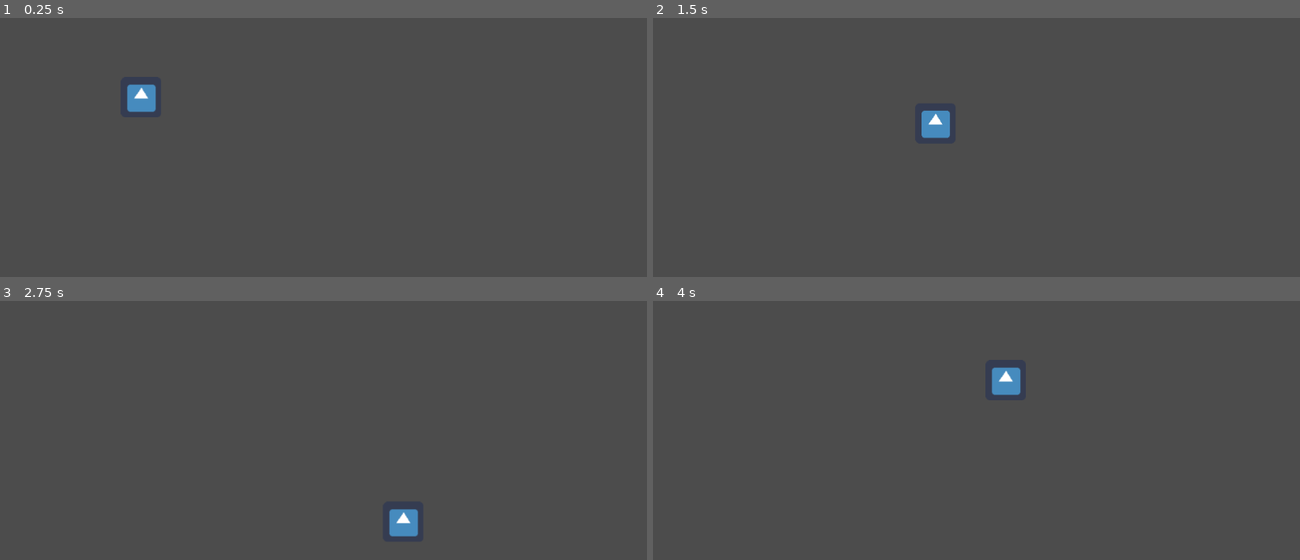
Above: before the commit, frames 1-4 (two rows, left to right).
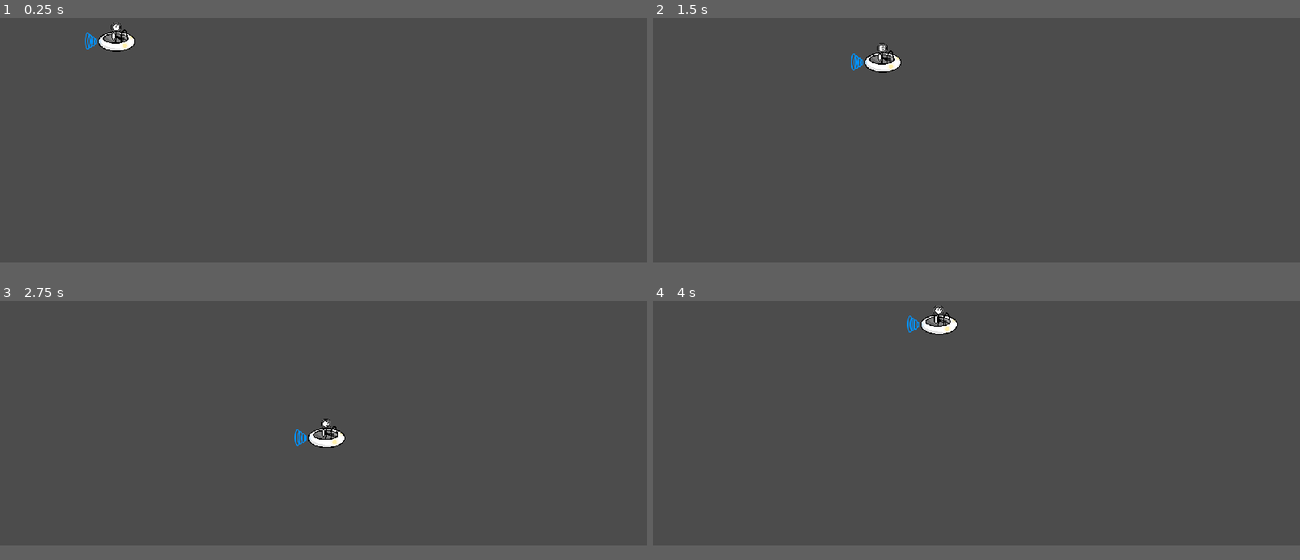
Above: after the commit, the same moments.

Repository: pvini07BR/virus-havoc
Game: Godot game, scene res://scenes/stages/Level1.tscn
The game is run twice, just before and just after one commit, with the same random seed, the same clock (stepped at 60 frames per second) and the same inputs. Before the commit the project starts from res://scenes/stages/test.tscn. The engine's default icon, where the game draws it, is replaced by a stand-in: a white triangle on a blue panel in a dark square.
Inputs:
- Up to frame 1 (0.25 s): no input
- Up to frame 2 (1.5 s): tap Enter at 0.5 s; hold Right (ui_right) 0.53-1.28 s; hold Down (ui_down) from 1.28 s (still down)
- Up to frame 3 (2.75 s): release Down (ui_down) at 2.03 s; hold Right (ui_right) from 2.03 s (still down)
- Up to frame 4 (4 s): release Right (ui_right) at 2.78 s; hold Up (ui_up) 2.78-3.53 s; hold Left (ui_left) from 3.53 s (still down)
In our replay, the window is 800x468 before the commit and 800x450 after it. These sizes can differ from the game's own. Grey fills any space a smaller window leaves; there, only what the larger window draws over its background counts as a difference.

The runs differ from the first frame. In frame 1, 1.0% of the frame differs, in the area x 13-25%, y 1-37%; in frame 2, 0.9%; in frame 3, 0.9%; in frame 4, 1.0%, in the area x 39-57%, y 1-37%.

Commit message:
tentei fazer o background
me ajuda

Diff:
--- a/src/project.godot
+++ b/src/project.godot
@@ -15,11 +15,26 @@
 [application]
 
 config/name="VIRUS HAVOC!"
-run/main_scene="res://scenes/stages/test.tscn"
+run/main_scene="res://scenes/stages/Level1.tscn"
 config/icon="res://icon.png"
+
+[display]
+
+window/size/width=1280
+window/size/height=720
+window/stretch/mode="2d"
+window/stretch/aspect="keep"
 
 [input]
 
+ui_select={
+"deadzone": 0.5,
+"events": [ Object(InputEventKey,"resource_local_to_scene":false,"resource_name":"","device":0,"alt":false,"shift":false,"control":false,"meta":false,"command":false,"pressed":false,"scancode":32,"unicode":0,"echo":false,"script":null)
+, Object(InputEventJoypadButton,"resource_local_to_scene":false,"resource_name":"","device":0,"button_index":0,"pressure":0.0,"pressed":false,"script":null)
+, Object(InputEventKey,"resource_local_to_scene":false,"resource_name":"","device":0,"alt":false,"shift":false,"control":false,"meta":false,"command":false,"pressed":false,"scancode":16777221,"unicode":0,"echo":false,"script":null)
+, Object(InputEventKey,"resource_local_to_scene":false,"resource_name":"","device":0,"alt":false,"shift":false,"control":false,"meta":false,"command":false,"pressed":false,"scancode":16777222,"unicode":0,"echo":false,"script":null)
+ ]
+}
 ui_left={
 "deadzone": 0.5,
 "events": [ Object(InputEventKey,"resource_local_to_scene":false,"resource_name":"","device":0,"alt":false,"shift":false,"control":false,"meta":false,"command":false,"pressed":false,"scancode":16777231,"unicode":0,"echo":false,"script":null)
@@ -48,6 +63,10 @@
 , Object(InputEventKey,"resource_local_to_scene":false,"resource_name":"","device":0,"alt":false,"shift":false,"control":false,"meta":false,"command":false,"pressed":false,"scancode":83,"unicode":0,"echo":false,"script":null)
  ]
 }
+ui_end={
+"deadzone": 0.51,
+"events": [  ]
+}
 
 [rendering]
 
--- /dev/null
+++ b/src/scenes/GameBackground.tscn
@@ -0,0 +1,25 @@
+[gd_scene load_steps=4 format=2]
+
+[ext_resource path="res://assets/images/background.png" type="Texture" id=1]
+[ext_resource path="res://assets/images/background2.png" type="Texture" id=2]
+
+[sub_resource type="Animation" id=1]
+resource_name = "bg1_scroll"
+
+[node name="GameBackground" type="Node2D"]
+
+[node name="background1" type="TextureRect" parent="."]
+texture = ExtResource( 1 )
+__meta__ = {
+"_edit_use_anchors_": false
+}
+
+[node name="background2" type="TextureRect" parent="."]
+texture = ExtResource( 2 )
+__meta__ = {
+"_edit_use_anchors_": false
+}
+
+[node name="AnimationPlayer" type="AnimationPlayer" parent="."]
+autoplay = "bg1_scroll"
+anims/bg1_scroll = SubResource( 1 )
--- a/src/scenes/player.tscn
+++ b/src/scenes/player.tscn
@@ -1,16 +1,17 @@
 [gd_scene load_steps=4 format=2]
 
-[ext_resource path="res://icon.png" type="Texture" id=1]
+[ext_resource path="res://assets/images/jogador.png" type="Texture" id=1]
 [ext_resource path="res://scripts/Player.gd" type="Script" id=2]
 
 [sub_resource type="RectangleShape2D" id=1]
-extents = Vector2( 31.5, 31.5 )
+extents = Vector2( 37.0933, 19.8149 )
 
 [node name="player" type="KinematicBody2D"]
 script = ExtResource( 2 )
 
-[node name="sprite" type="Sprite" parent="."]
+[node name="col" type="CollisionShape2D" parent="."]
+position = Vector2( 13.2433, 8.74057 )
+shape = SubResource( 1 )
+
+[node name="Sprite" type="Sprite" parent="."]
 texture = ExtResource( 1 )
-
-[node name="col" type="CollisionShape2D" parent="."]
-shape = SubResource( 1 )
--- /dev/null
+++ b/src/scenes/stages/Level1.tscn
@@ -0,0 +1,8 @@
+[gd_scene load_steps=2 format=2]
+
+[ext_resource path="res://scenes/player.tscn" type="PackedScene" id=1]
+
+[node name="Level1" type="Node2D"]
+
+[node name="player" parent="." instance=ExtResource( 1 )]
+position = Vector2( 218, 273 )
--- a/src/scenes/stages/test.tscn
+++ /dev/null
@@ -1,8 +0,0 @@
-[gd_scene load_steps=2 format=2]
-
-[ext_resource path="res://scenes/player.tscn" type="PackedScene" id=1]
-
-[node name="test" type="Node2D"]
-
-[node name="player" parent="." instance=ExtResource( 1 )]
-position = Vector2( 223.426, 314.442 )
Not shown, added: src/assets/images/GUI/HP_Bar.png.import
Not shown, added: src/assets/images/GUI/HP_ScoreBar.png.import
Not shown, added: src/assets/images/GUI/bossBar.png.import
Not shown, added: src/assets/images/GUI/buttonLarge.png.import
Not shown, added: src/assets/images/GUI/buttonLarge2.png.import
Not shown, added: src/assets/images/GUI/buttonLarge_nohinge.png.import
Not shown, added: src/assets/images/GUI/buttonLarge_nohinge2.png.import
Not shown, added: src/assets/images/GUI/buttonLevels/level1.png.import
Not shown, added: src/assets/images/GUI/buttonLevels/level10.png.import
Not shown, added: src/assets/images/GUI/buttonLevels/level10_selected.png.import
Not shown, added: src/assets/images/GUI/buttonLevels/level1_selected.png.import
Not shown, added: src/assets/images/GUI/buttonLevels/level2.png.import
(and 110 more such lines)
